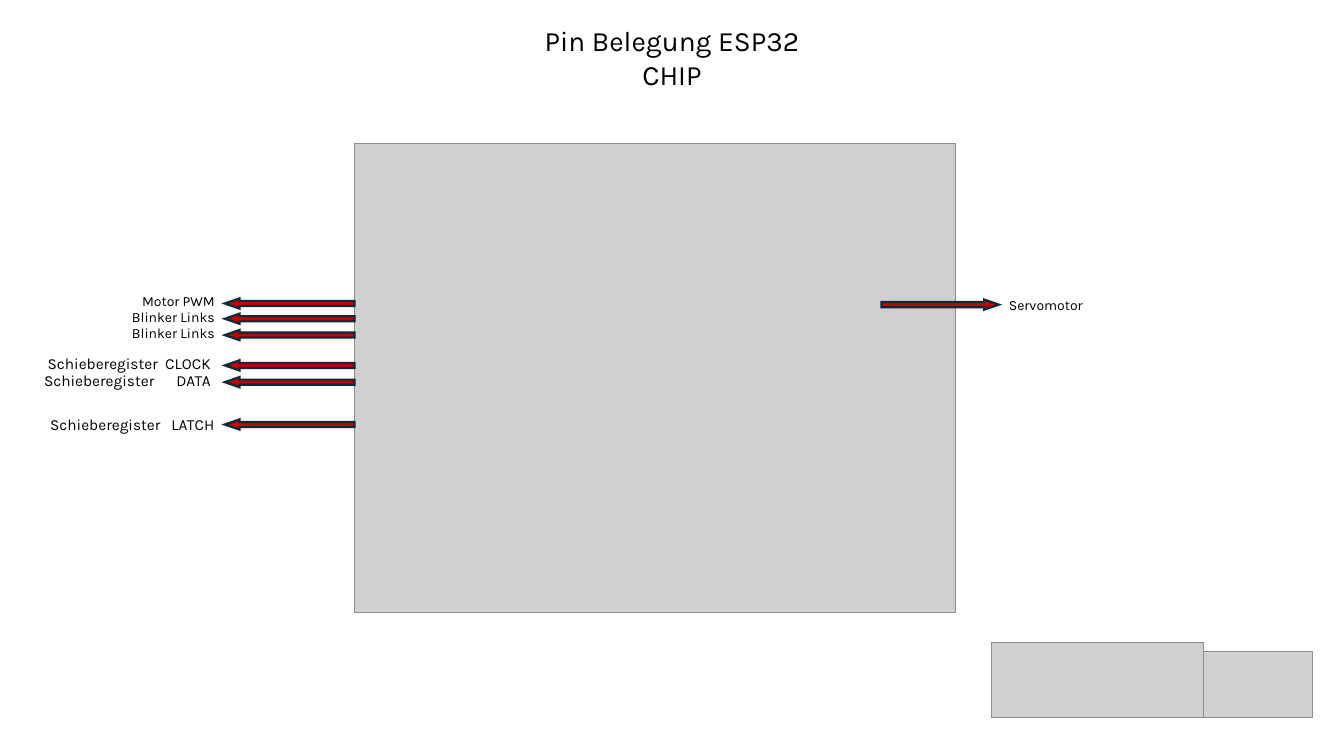
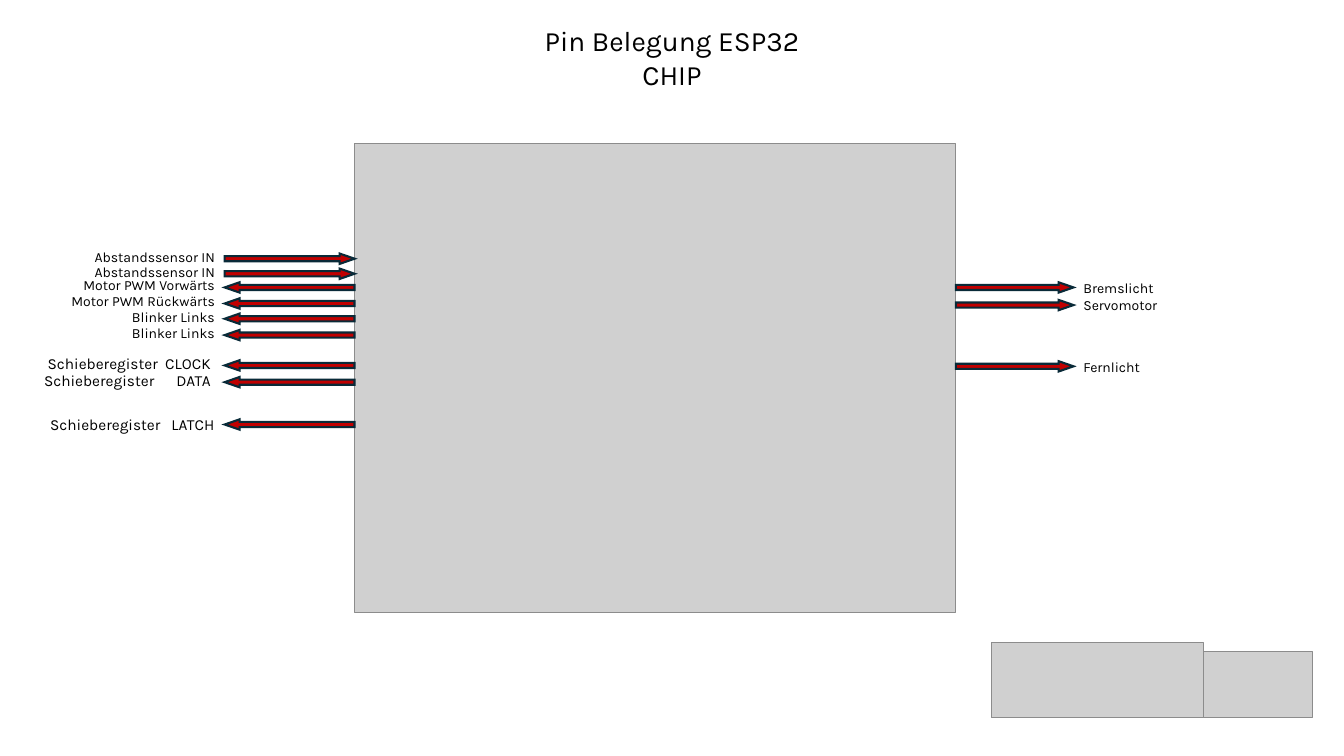
Before and after one commit to JakobReitzenstein/FerngesteuertesAuto, a slide deck: slide 2 of SteurelogikPlan.pptx. Drawn at 1344x756 pixels with LibreOffice and Linux fonts; fonts in the diff are those of the drawing; grey boxes stand for pictures. Boxes give left, top, right and bottom in pixels: in the first picture for what was removed or moved away, otherwise in the second. Text is boxed around its words. In the diff, an @@ line names an element or a change of style, - is before the commit and + after.

```diff
--- a/SteurelogikPlan.pptx
+++ b/SteurelogikPlan.pptx
@@ text added at [95, 252, 214, 262], 10 pt, text #000000 @@
+Abstandssensor IN
@@ text added at [95, 267, 214, 281], 10 pt, text #000000 @@
+Abstandssensor IN
@@ right arrow added at [225, 268, 355, 278], fill #C00000, outline #092A39 1.5 pt @@
@@ right arrow added at [225, 254, 355, 264], fill #C00000, outline #092A39 1.5 pt @@
@@ text at [71, 296, 215, 306]: text changed @@
-Motor PWM
+Motor PWM Rückwärts
@@ text added at [83, 280, 215, 290], 10 pt, text #000000 @@
+Motor PWM Vorwärts
@@ right arrow added at [225, 282, 355, 292], fill #C00000, outline #092A39 1.5 pt @@
@@ right arrow added at [956, 282, 1074, 292], fill #C00000, outline #092A39 1.5 pt @@
@@ text "Servomotor": place and size @@
-text "Servomotor" at [1009, 301, 1083, 310]
+text "Servomotor" at [1083, 301, 1157, 310]
@@ text added at [1083, 283, 1153, 293], 10 pt, text #000000 @@
+Bremslicht
@@ right arrow: place and size @@
-right arrow at [881, 299, 999, 310]
+right arrow at [956, 300, 1074, 311]
@@ right arrow added at [956, 361, 1074, 371], fill #C00000, outline #092A39 1.5 pt @@
@@ text added at [1083, 362, 1139, 372], 10 pt, text #000000 @@
+Fernlicht
```
Also in this commit, not shown: 1 other slide changed, 3 slides added, 6 other files.
